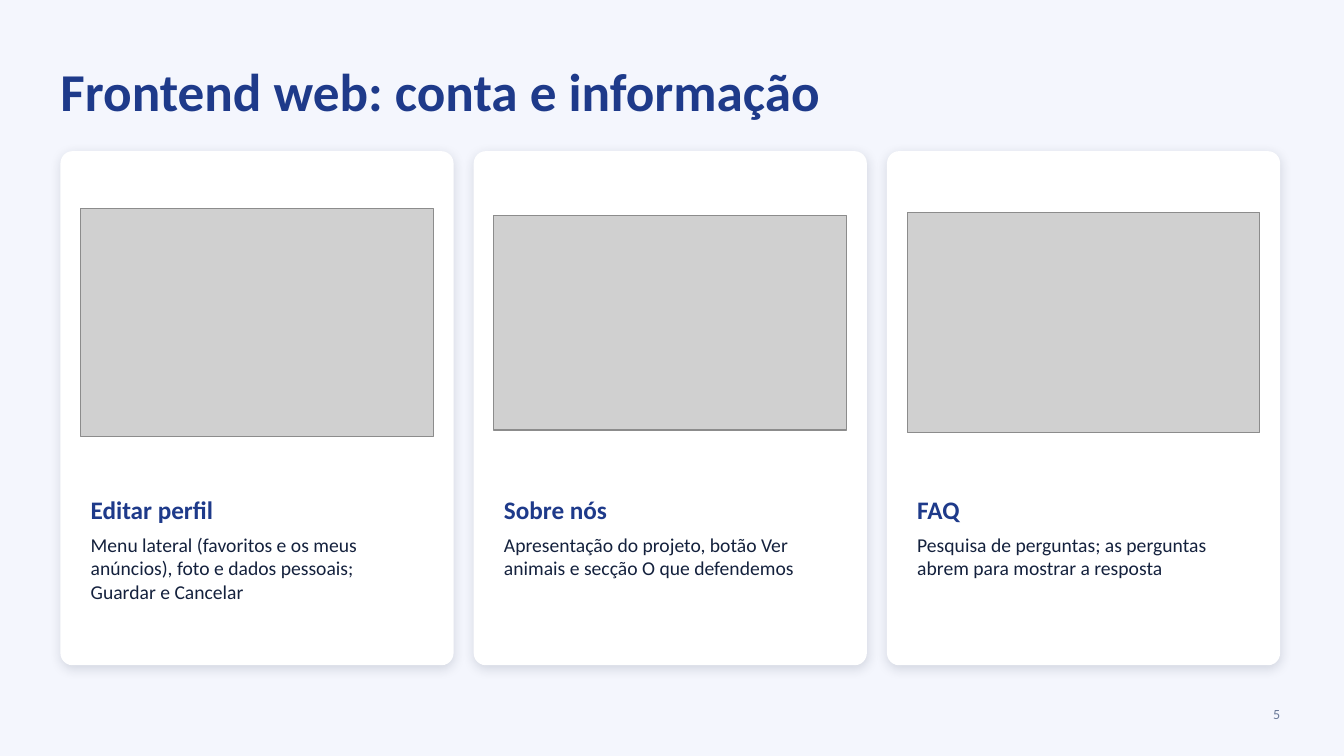
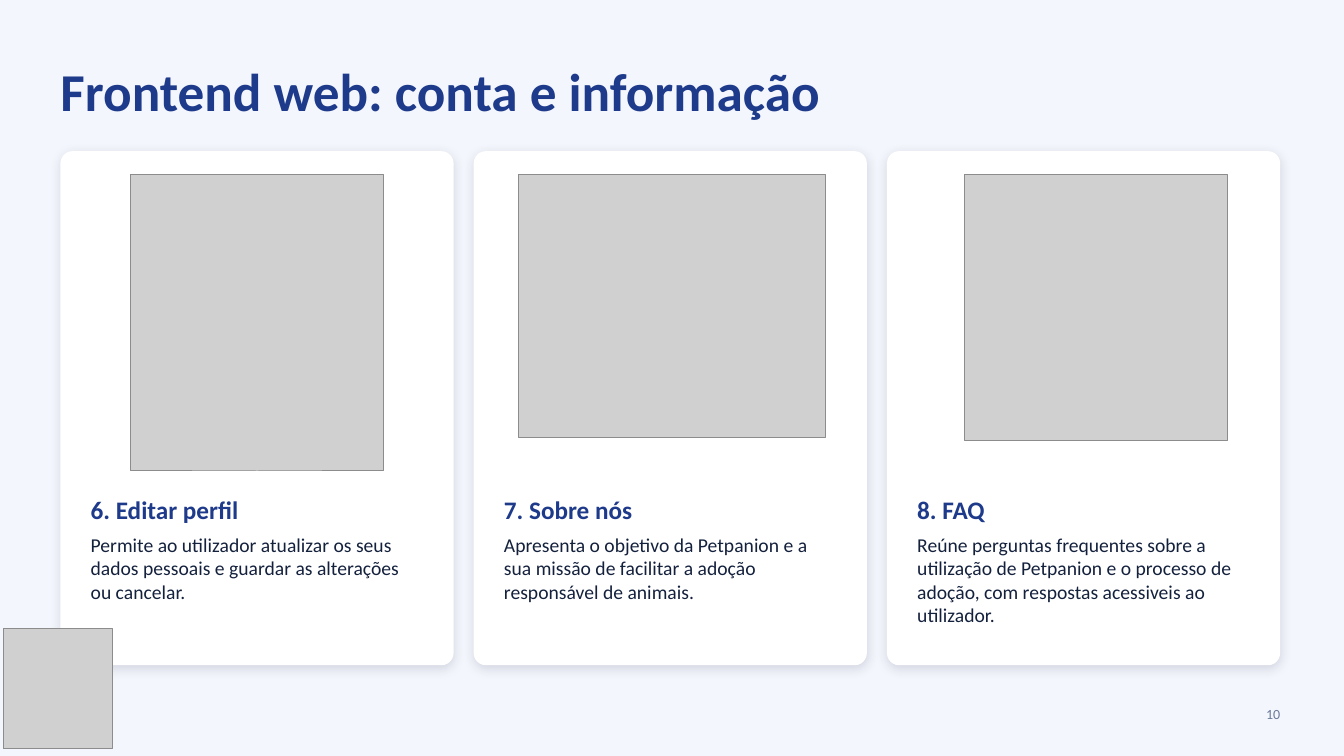
Before and after one commit to Alex180303/ProjetoPSI, a slide deck: slide 10 of ProjetoPSI_Apresentacao.pptx (slide 5 before the commit). Drawn at 1344x756 pixels with LibreOffice and Linux fonts; fonts in the diff are those of the drawing; grey boxes stand for pictures. Boxes give left, top, right and bottom in pixels: in the first picture for what was removed or moved away, otherwise in the second. Text is boxed around its words. In the diff, an @@ line names an element or a change of style, - is before the commit and + after.

Commit message:
Commit powerpoint

```diff
--- a/ProjetoPSI_Apresentacao.pptx
+++ b/ProjetoPSI_Apresentacao.pptx
@@ picture: place and size @@
-picture at (81,209,434,437)
+picture at (130,174,383,472)
@@ picture: place and size @@
-picture at (494,215,847,430)
+picture at (518,174,825,439)
@@ picture: place and size @@
-picture at (907,213,1260,434)
+picture at (965,174,1227,441)
@@ text at (91,501,399,599): text changed @@
-Editar perfil
-Menu lateral (favoritos e os meus anúncios), foto e dados pessoais; Guardar e Cancelar
+6. Editar perfil
+Permite ao utilizador atualizar os seus dados pessoais e guardar as alterações ou cancelar.
@@ text at (504,501,807,602): text changed @@
-Sobre nós
-Apresentação do projeto, botão Ver animais e secção O que defendemos
+7. Sobre nós
+Apresenta o objetivo da Petpanion e a sua missão de facilitar a adoção responsável de animais.
@@ text at (917,501,1231,622): text changed @@
-FAQ
-Pesquisa de perguntas; as perguntas abrem para mostrar a resposta
+8. FAQ
+Reúne perguntas frequentes sobre a utilização de Petpanion e o processo de adoção, com respostas acessiveis ao utilizador.
@@ picture added at (3,628,112,749) @@
@@ page number at (1266,710,1280,719): text changed @@
-5
+10
```
Also in this commit, not shown: 5 other slides changed, 8 slides added, 1 slide removed, 4 other files.
